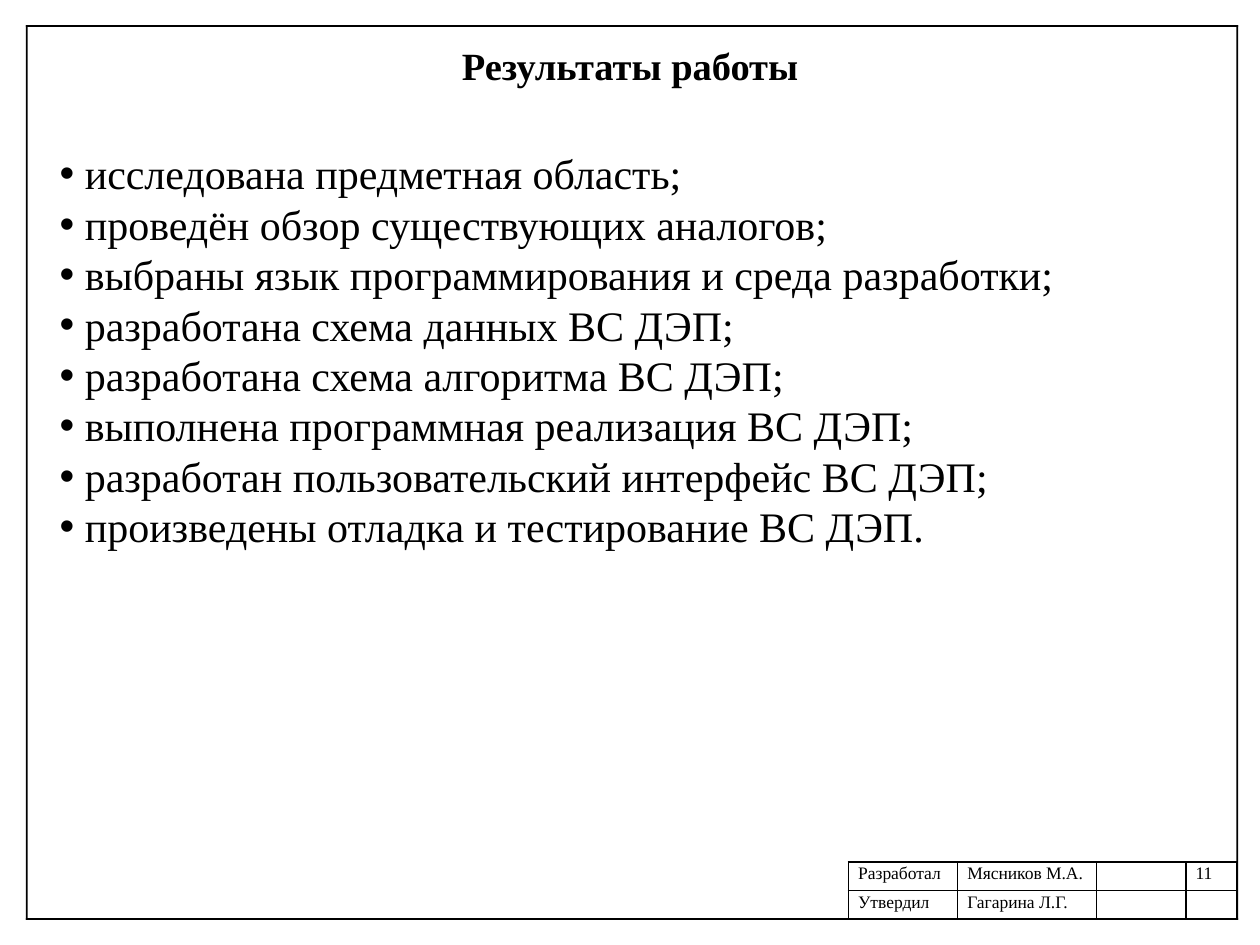
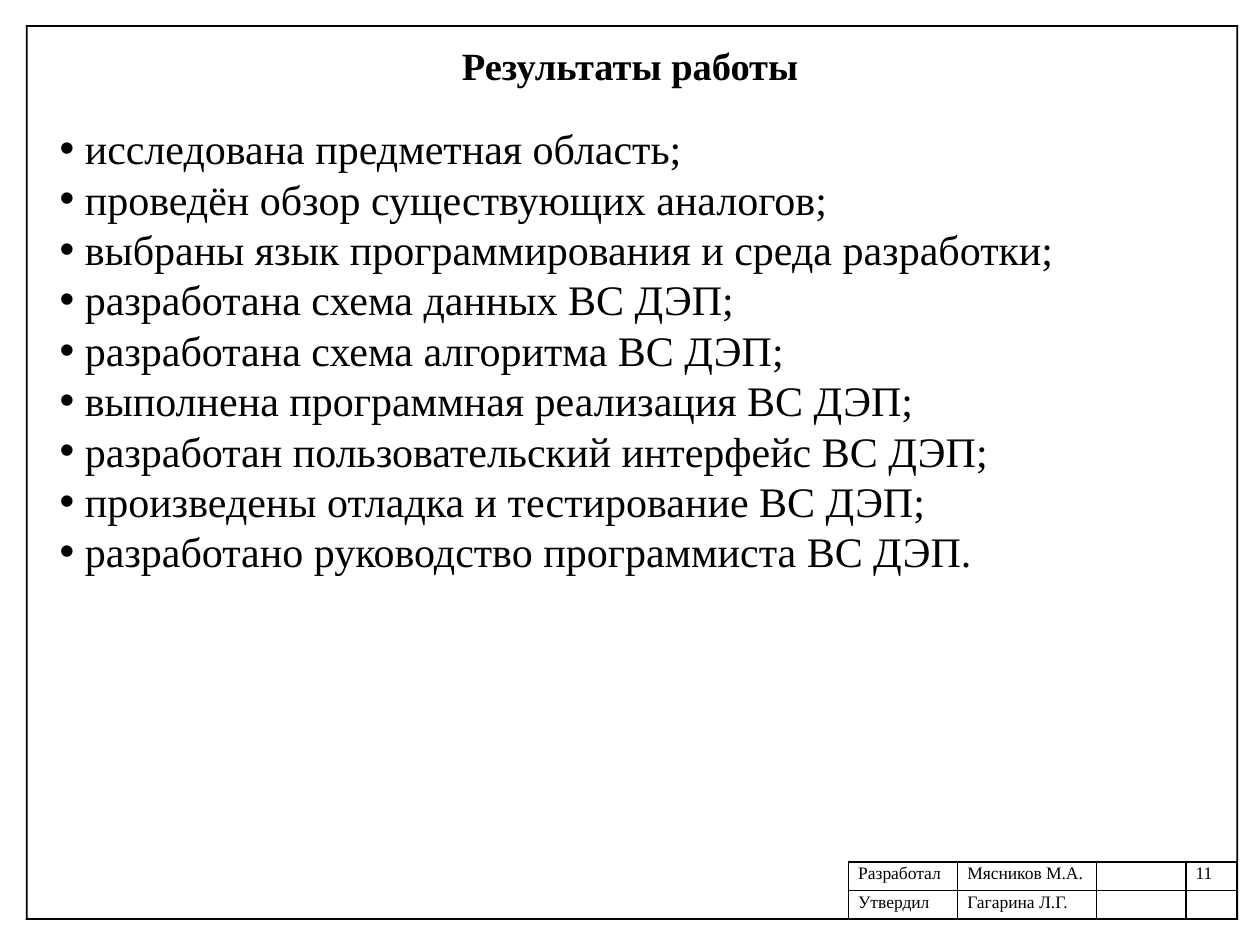
Before and after one commit to mJaJksJ/VCR, a slide deck: slide 11 of Научно-исследовательская практика/Презентация отчета.pptx. Drawn at 1260x945 pixels with LibreOffice and Linux fonts; fonts in the diff are those of the drawing. Boxes give left, top, right and bottom in pixels: in the first picture for what was removed or moved away, otherwise in the second. Text is boxed around its words. In the diff, an @@ line names an element or a change of style, - is before the commit and + after.

```diff
--- a/Научно-исследовательская практика/Презентация отчета.pptx
+++ b/Научно-исследовательская практика/Презентация отчета.pptx
@@ text "исследована предметная область;": place and size @@
-text "исследована предметная область;" at [85, 159, 1054, 551]
+text "исследована предметная область;" at [85, 134, 1054, 576]
@@ text at [85, 489, 971, 576]: text changed @@
-• произведены отладка и тестирование ВС ДЭП.
+• произведены отладка и тестирование ВС ДЭП;
+• разработано руководство программиста ВС ДЭП.
```
Also in this commit, not shown: 2 other slides changed, 18 other files.
